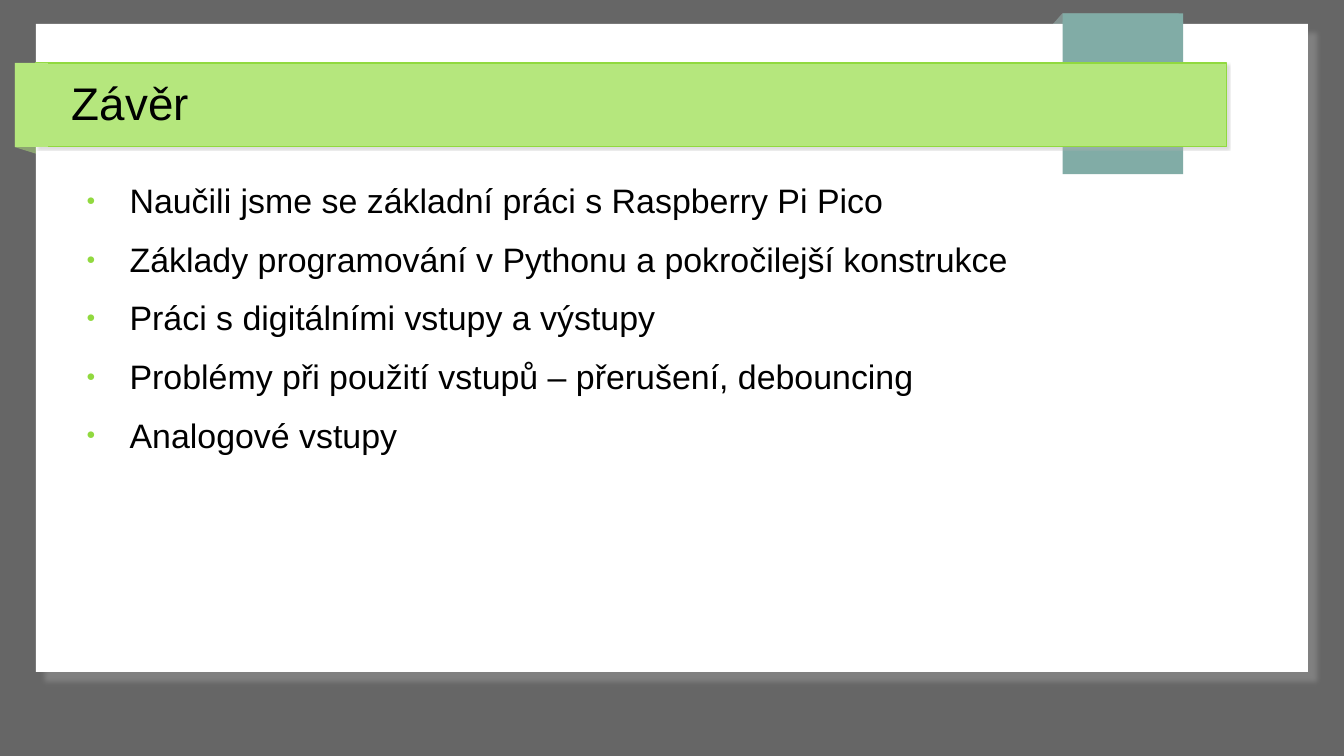
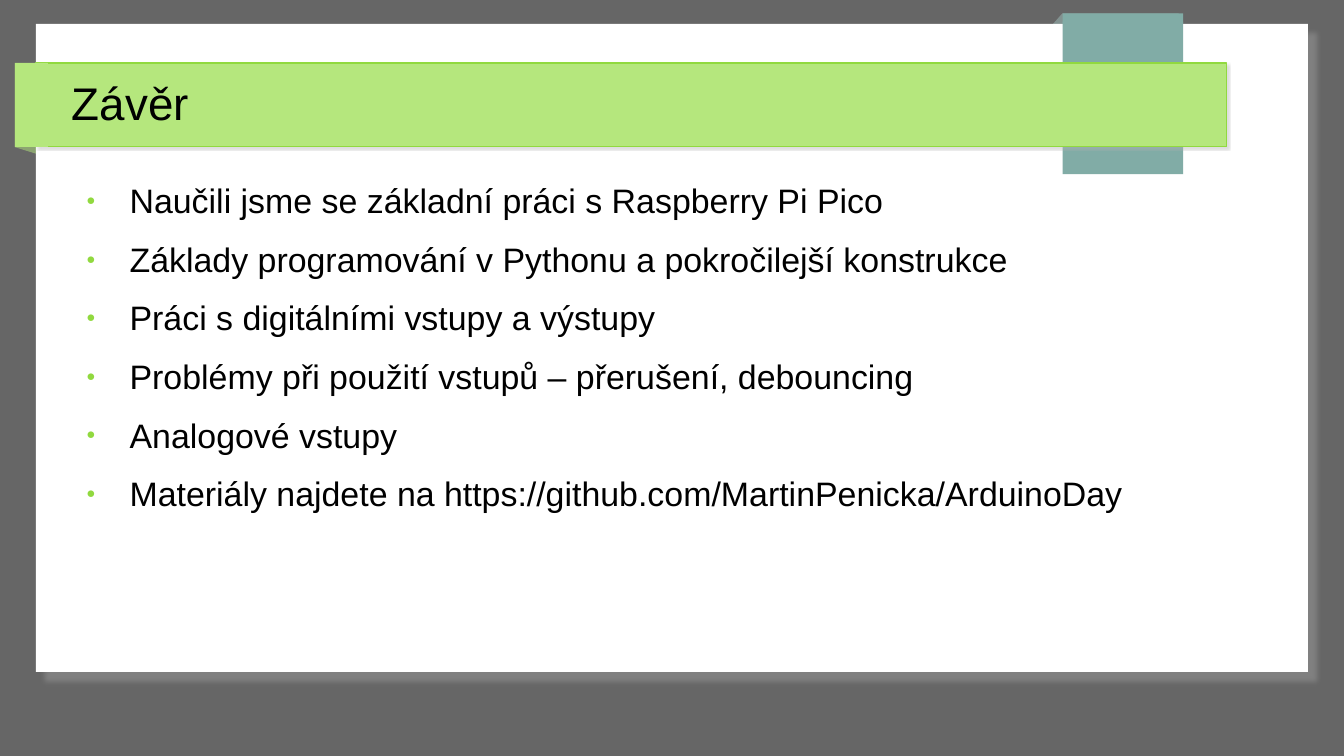
Before and after one commit to MartinPenicka/ArduinoDay, a slide deck: slide 29 of RaspberryPiPico_MicroPython_Introduction/prezentace/rpi_prezentace.odp (slide 24 before the commit). Drawn at 1344x756 pixels with LibreOffice and Linux fonts; fonts in the diff are those of the drawing. Boxes give left, top, right and bottom in pixels: in the first picture for what was removed or moved away, otherwise in the second. Text is boxed around its words. In the diff, an @@ line names an element or a change of style, - is before the commit and + after.

```diff
--- a/RaspberryPiPico_MicroPython_Introduction/prezentace/rpi_prezentace.odp
+++ b/RaspberryPiPico_MicroPython_Introduction/prezentace/rpi_prezentace.odp
@@ text at (130,481,1122,513): paragraph added @@
+● Materiály najdete na https://github.com/MartinPenicka/ArduinoDay
```
Also in this commit, not shown: 9 other slides changed, 5 slides added, 4 other files.
